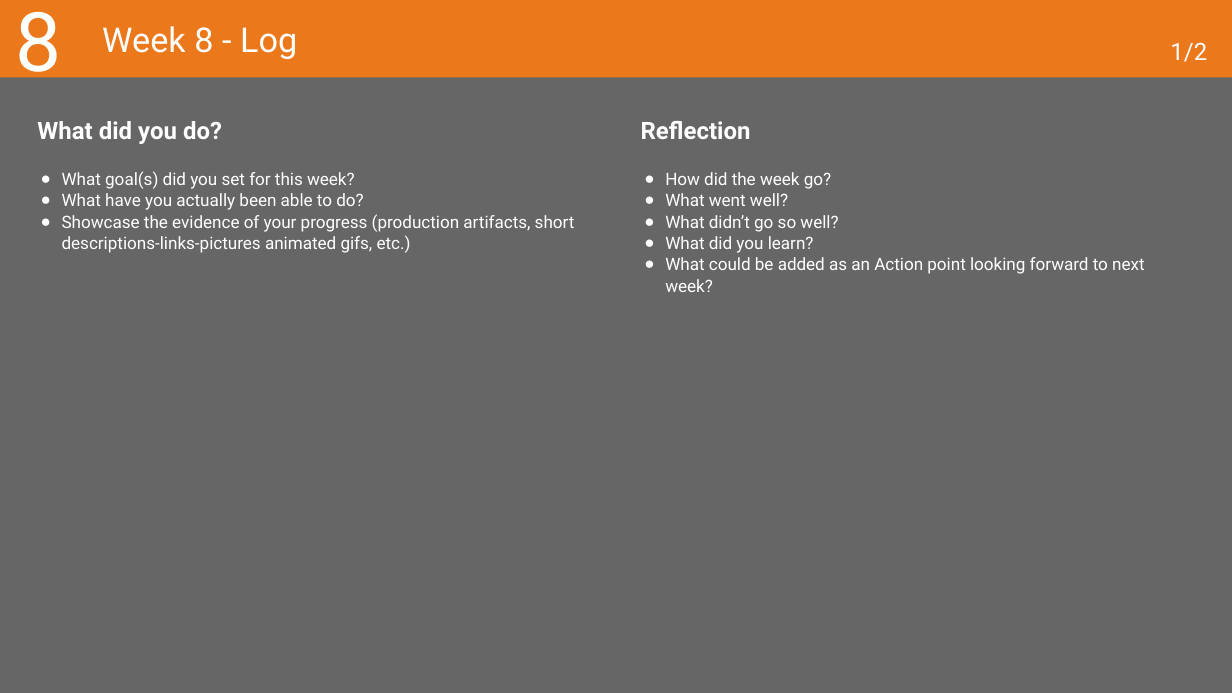
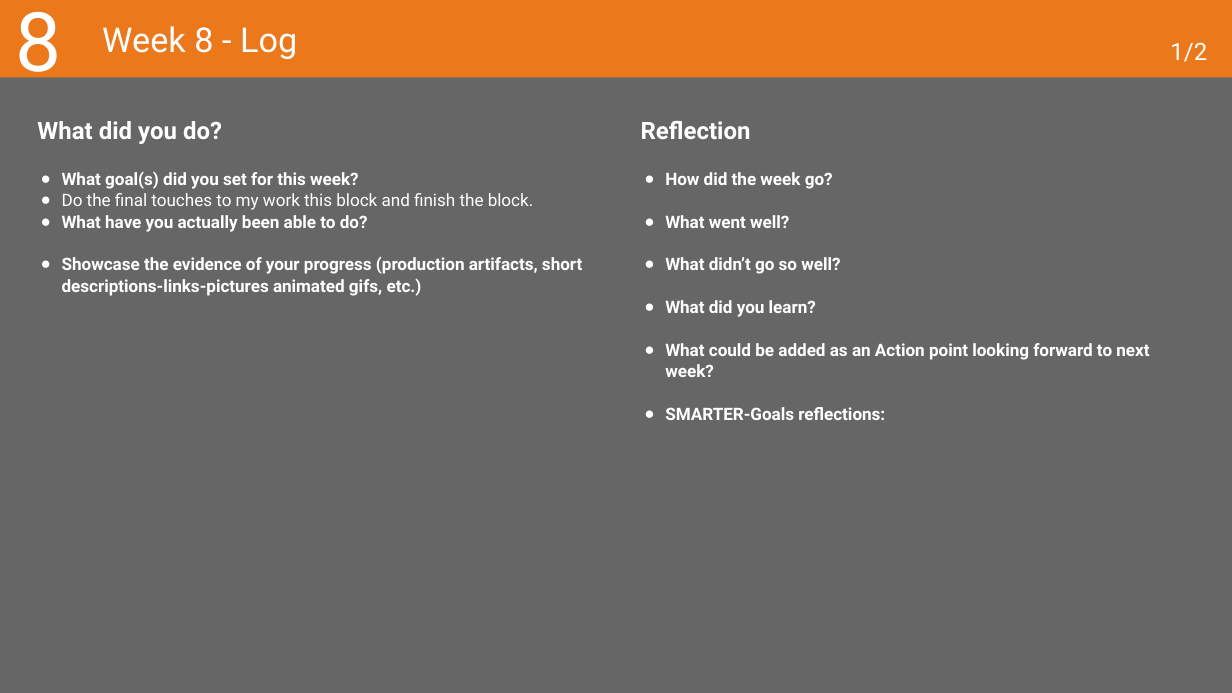
Before and after one commit to MaksBurchard240894/HFG7, a slide deck: slide 23 of Deliverables/Learning Log - Y1B-2024-25_ADSAI.pptx. Drawn at 1232x693 pixels with LibreOffice and Linux fonts; fonts in the diff are those of the drawing. Boxes give left, top, right and bottom in pixels: in the first picture for what was removed or moved away, otherwise in the second. Text is boxed around its words. In the diff, an @@ line names an element or a change of style, - is before the commit and + after.

```diff
--- a/Deliverables/Learning Log - Y1B-2024-25_ADSAI.pptx
+++ b/Deliverables/Learning Log - Y1B-2024-25_ADSAI.pptx
@@ text at (62,172,582,296): bold on in "What goal(s) did you set for this ...", "What have you actually been able to ...", "Showcase the evidence of your progress (production ..." @@
@@ text at (665,172,1149,377): bold on in "How did the week go?", "What went well?", "What didn’t go so well?", "What did you learn?" and 1 more places @@
@@ text at (62,193,534,210): paragraph added @@
+● Do the final touches to my work this block and finish the block.
@@ text at (665,407,885,420): paragraph added @@
+● SMARTER-Goals reflections:
```
Also in this commit, not shown: 3 other slides changed, 3 other files.
